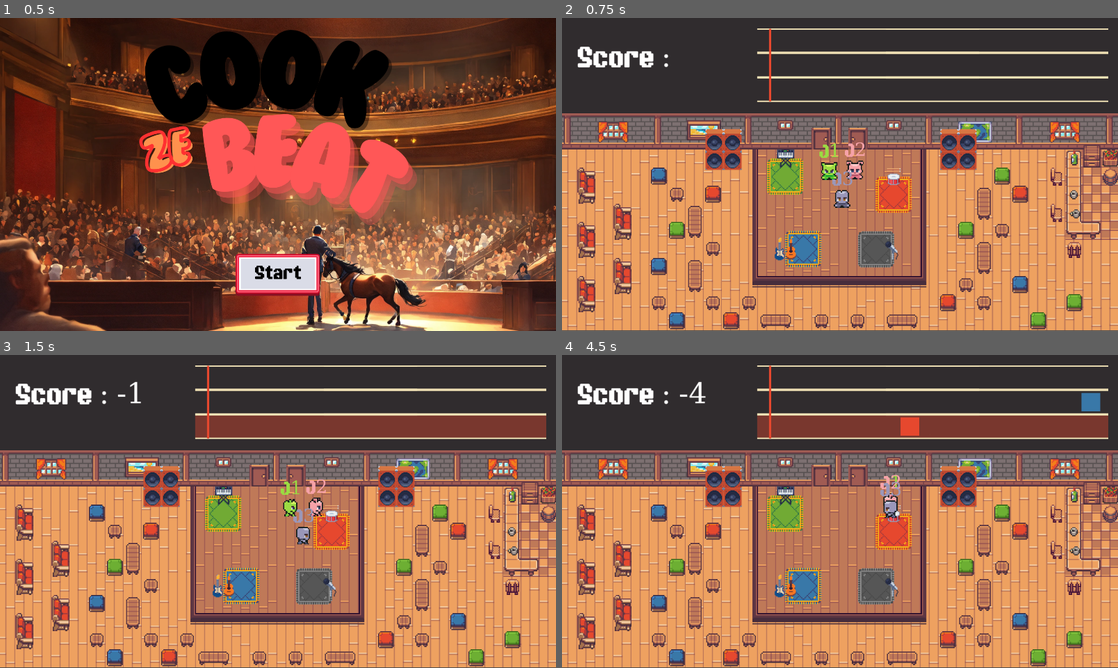
Above: before the commit, frames 1-4 (two rows, left to right).
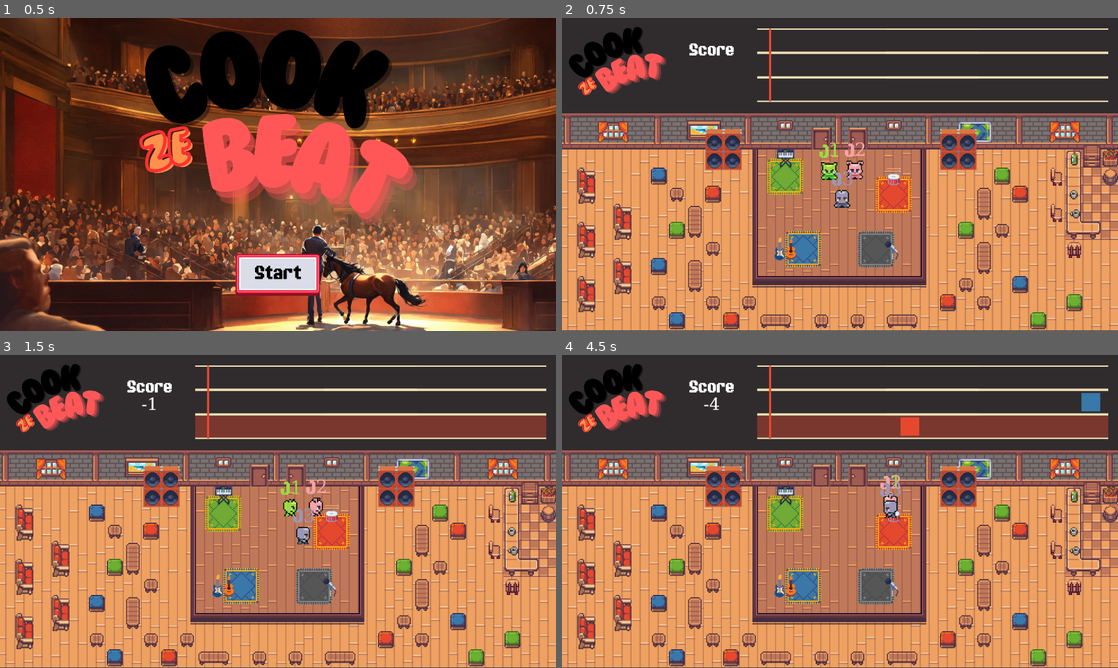
Above: after the commit, the same moments.

Repository: Zenika/gamejam-002-cook-ze-beat
Game: Godot game, scene res://scenes/menu/menu.tscn
The game is run twice, just before and just after one commit, with the same random seed, the same clock (stepped at 60 frames per second) and the same inputs. Sound files missing from this copy of the repository are replaced by a short silence.
Inputs:
- Up to frame 1 (0.5 s): no input
- Up to frame 2 (0.75 s): click "Start" at 0.5 s
- Up to frame 3 (1.5 s): tap Enter at 1.25 s; hold Right (move_right) from 1.28 s (still down); tap Space (action) at 1.35 s
- Up to frame 4 (4.5 s): release Right (move_right) at 2.03 s; hold Down (move_down) 2.03-2.78 s; tap Shift (sprint) at 2.1, 3.6 s; hold Right (move_right) 2.78-3.53 s; tap Space (action) at 2.85, 4.35 s; hold Up (move_up) 3.53-4.28 s; hold Left (move_left) from 4.28 s (still down)

Frame 1 is identical in both runs. In frame 2, 2.4% of the frame differs, in the area x 1-31%, y 2-25%; in frame 3, 2.4%; in frame 4, 2.5%.

Commit message:
feat(game): add logo and update score display

Diff:
--- a/scenes/game.tscn
+++ b/scenes/game.tscn
@@ -1,7 +1,8 @@
-[gd_scene load_steps=3 format=3 uid="uid://bybxvkcocpkat"]
+[gd_scene load_steps=4 format=3 uid="uid://bybxvkcocpkat"]
 
 [ext_resource type="PackedScene" uid="uid://cuqx2xw5cldql" path="res://scenes/map/map.tscn" id="1_xaelo"]
 [ext_resource type="PackedScene" uid="uid://dtl01y20872wp" path="res://scenes/partition/partition.tscn" id="2_rl4dk"]
+[ext_resource type="Texture2D" uid="uid://ctr38hwavghyj" path="res://assets/menu/logo.png" id="3_hgivc"]
 
 [node name="Game" type="Node2D"]
 
@@ -16,4 +17,10 @@
 [node name="Camera2D" type="Camera2D" parent="."]
 position = Vector2(968, 539)
 
+[node name="Logo" type="Sprite2D" parent="."]
+position = Vector2(203, 166)
+rotation = -0.441568
+scale = Vector2(0.329134, 0.329134)
+texture = ExtResource("3_hgivc")
+
 [connection signal="playInstrument" from="Map" to="Partition" method="_on_main_play_instrument"]
--- a/scenes/partition/partition.tscn
+++ b/scenes/partition/partition.tscn
@@ -63,8 +63,8 @@
 texture = ExtResource("4_quxc5")
 
 [node name="Score" parent="." instance=ExtResource("8_mr4dm")]
-position = Vector2(-952, 96)
-scale = Vector2(2.42, 2.42)
+position = Vector2(-348, 86)
+scale = Vector2(1.42, 1.42)
 
 [node name="Road2" type="Sprite2D" parent="."]
 position = Vector2(1314, 211)
--- a/scenes/score.tscn
+++ b/scenes/score.tscn
@@ -10,5 +10,7 @@
 [node name="Label" type="Label" parent="ScoreNode"]
 offset_right = 56.0
 offset_bottom = 23.0
-text = "Score :"
+text = "Score"
+horizontal_alignment = 1
+vertical_alignment = 1
 metadata/_edit_use_anchors_ = true
--- a/scripts/score.gd
+++ b/scripts/score.gd
@@ -5,4 +5,4 @@
 
 func incrementScore(n: int):
 	score += n
-	$ScoreNode/Label.text = "Score : " + str(score)
+	$ScoreNode/Label.text = "Score\n" + str(score)
Not shown: 1 places in scenes/partition/partition.tscn that only renumber resources
Not shown: 1 places in scenes/score.tscn that only renumber resources
